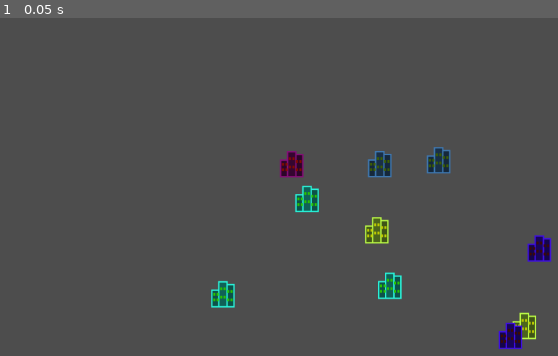
Above: before the commit, frame 1.
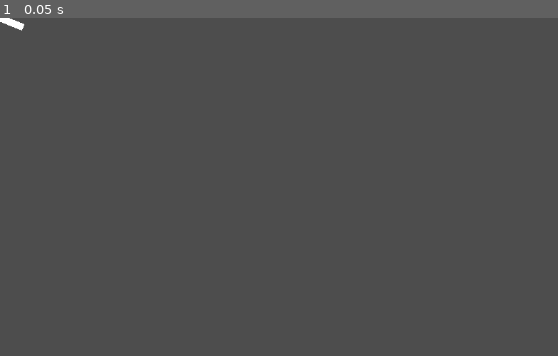
Above: after the commit, the same moment.

Repository: bearwp/lemwar
Game: Godot game, scene res://main.tscn
Two runs of this game, one before a commit and one after it. Both use one fixed random seed, a clock stepped at 60 frames per second and the inputs below.
Inputs:
- Up to frame 1 (0.05 s): no input

The runs differ from the first frame. In frame 1, 3.1% of the frame differs, in the area x 0-99%, y 0-98%.
Error after the commit: Parse Error: Identifier "Delaunay" not declared in the current scope. (res://map/map.gd:20)

Commit message:
starting to look like a map

Diff:
--- a/art/CityRoadMapGenerator.gd
+++ b/art/CityRoadMapGenerator.gd
@@ -129,6 +129,52 @@
 				# Randomly decide if a road should connect these cities
 				if randf() < road_probability:
 					roads.append([i, j])
+
+func _add_edge_to_set(edge_set: Dictionary, v1: int, v2: int) -> void:
+	# Create a consistent key for the edge (sorted)
+	var key = ""
+	if v1 < v2:
+		key = "%d,%d" % [v1, v2]
+	else:
+		key = "%d,%d" % [v2, v1]
+
+	# Add the edge if not already present
+	if not key in edge_set:
+		edge_set[key] = [v1, v2]
+
+func _generate_roads_delaunay() -> void:
+	roads.clear()
+
+	# Need at least 3 cities for triangulation
+	if city_positions.size() < 3:
+		print("Not enough cities for Delaunay triangulation (need at least 3)")
+		return
+
+	# Create Delaunay instance and add points
+	var delaunay = Delaunay.new()
+	for pos in city_positions:
+		delaunay.add_point(pos)
+
+	# Perform Delaunay triangulation
+	var triangles = delaunay.triangulate()
+
+	# Extract unique edges from triangles
+	var edge_set: Dictionary = {}
+
+	for triangle in triangles:
+		# Each triangle has 3 vertices (indices into city_positions)
+		var v0 = triangle.vertices[0]
+		var v1 = triangle.vertices[1]
+		var v2 = triangle.vertices[2]
+
+		# Add the 3 edges of the triangle
+		_add_edge_to_set(edge_set, v0, v1)
+		_add_edge_to_set(edge_set, v1, v2)
+		_add_edge_to_set(edge_set, v2, v0)
+
+	# Convert edge set to roads array
+	for edge_key in edge_set.keys():
+		roads.append(edge_set[edge_key])
 
 func _create_visuals() -> void:
 	# Create roads (draw using Line2D or direct drawing)
--- a/city/city_scene.tscn
+++ b/city/city_scene.tscn
@@ -1,8 +1,57 @@
-[gd_scene load_steps=2 format=3 uid="uid://ygx8xfkq4e6d"]
+[gd_scene load_steps=4 format=3 uid="uid://ygx8xfkq4e6d"]
 
+[ext_resource type="Script" uid="uid://ct2roi1qoj6db" path="res://city/city_ui.gd" id="1_nloc4"]
 [ext_resource type="Texture2D" uid="uid://bfa7tgha1pqxh" path="res://art/city_icon.svg" id="1_rmkk3"]
 
+[sub_resource type="CircleShape2D" id="CircleShape2D_4fgl2"]
+radius = 22.0
+
 [node name="CityScene" type="Node2D"]
+script = ExtResource("1_nloc4")
 
 [node name="Sprite2D" type="Sprite2D" parent="."]
 texture = ExtResource("1_rmkk3")
+
+[node name="Area2D" type="Area2D" parent="."]
+
+[node name="Collision" type="CollisionShape2D" parent="Area2D"]
+position = Vector2(0, 7)
+shape = SubResource("CircleShape2D_4fgl2")
+
+[node name="Menu" type="Control" parent="."]
+visible = false
+layout_mode = 3
+anchors_preset = 0
+offset_right = 40.0
+offset_bottom = 40.0
+size_flags_horizontal = 6
+size_flags_vertical = 3
+mouse_filter = 2
+mouse_force_pass_scroll_events = false
+
+[node name="Button" type="Button" parent="Menu"]
+layout_mode = 0
+offset_left = 22.0
+offset_top = 22.0
+offset_right = 54.0
+offset_bottom = 53.0
+text = "Me"
+
+[node name="Button2" type="Button" parent="Menu"]
+layout_mode = 0
+offset_left = -16.0
+offset_top = -51.0
+offset_right = 16.0
+offset_bottom = -20.0
+text = "Me"
+
+[node name="Button3" type="Button" parent="Menu"]
+layout_mode = 0
+offset_left = -55.0
+offset_top = 25.0
+offset_right = -23.0
+offset_bottom = 56.0
+text = "Me"
+
+[connection signal="input_event" from="Area2D" to="." method="_on_area_2d_input_event"]
+[connection signal="mouse_entered" from="Area2D" to="." method="_on_area_2d_mouse_entered"]
--- a/game.gd
+++ b/game.gd
@@ -18,8 +18,3 @@
 
 func _on_setup_finished():
 	print("Setup finished")
-	create_visuals()
-
-
-func create_visuals():
-	map.create_city_visuals()
--- a/game.tscn
+++ b/game.tscn
@@ -8,4 +8,3 @@
 map = NodePath("Map")
 
 [node name="Map" parent="." instance=ExtResource("1_80nbo")]
-position = Vector2(302, 180)
--- a/main.tscn
+++ b/main.tscn
@@ -1,3 +1,6 @@
 [gd_scene format=3 uid="uid://c5yqx8j3qvqkb"]
 
 [node name="Node2D" type="Node2D"]
+
+[node name="Line2D" type="Line2D" parent="."]
+points = PackedVector2Array(0, 0, 33.44, 13.665)
--- a/map/map.gd
+++ b/map/map.gd
@@ -1,15 +1,128 @@
 extends Node2D
 class_name GameMap
+
+var map_points: Array[Vector2] = []
+var map_connections: Array[Array] = []
+var map_cities: Array[int] = []
 
 var city_scene: PackedScene = preload("res://city/city_scene.tscn")
 
 func _ready() -> void:
-	create_city_visuals()
+	var map_size = Vector2(1024, 600)
+	var num_points = 50
+	var num_cities = 10
+	var min_distance = 80.0
 
-func create_city_visuals():
-	for city in Game.cities:
-		var new_city = city_scene.instantiate()
-		add_child(new_city)
-		new_city.position = city.location
-		var city_sprite = new_city.get_node("Sprite2D")
-		city_sprite.self_modulate = city.owned_by.colour
+	# Generate points with minimum distance
+	map_points = _generate_poisson_points(map_size, min_distance, num_points)
+
+	# Use Delaunay to create connections
+	var delaunay = Delaunay.new()
+	delaunay.set_rectangle(Rect2(Vector2.ZERO, map_size))
+
+	for point in map_points:
+		delaunay.add_point(point)
+
+	var triangles = delaunay.triangulate()
+	delaunay.remove_border_triangles(triangles)
+
+	# Extract edges from triangles and filter by angle
+	var edges_dict = {}
+	for triangle in triangles:
+		var idx_a = map_points.find(triangle.a)
+		var idx_b = map_points.find(triangle.b)
+		var idx_c = map_points.find(triangle.c)
+
+		if idx_a == -1 or idx_b == -1 or idx_c == -1:
+			continue
+
+		# Check angles before adding edges
+		if _is_angle_good(triangle.a, triangle.b, triangle.c):
+			_add_edge(edges_dict, idx_a, idx_b)
+		if _is_angle_good(triangle.b, triangle.c, triangle.a):
+			_add_edge(edges_dict, idx_b, idx_c)
+		if _is_angle_good(triangle.c, triangle.a, triangle.b):
+			_add_edge(edges_dict, idx_c, idx_a)
+
+	# Prune long edges to make it more sparse and natural
+	for edge in edges_dict.values():
+		var p1 = map_points[edge[0]]
+		var p2 = map_points[edge[1]]
+		var distance = p1.distance_to(p2)
+
+		# Only keep shorter roads, randomly drop some medium-length ones
+		if distance < 150 or (distance < 250 and randf() > 0.5):
+			map_connections.append(edge)
+
+	# Pick random cities
+	var available = range(map_points.size())
+	available.shuffle()
+	for i in range(min(num_cities, map_points.size())):
+		map_cities.append(available[i])
+
+	queue_redraw()
+
+func _is_angle_good(corner: Vector2, side1: Vector2, side2: Vector2) -> bool:
+	# Calculate angle at 'corner' point
+	var v1 = (side1 - corner).normalized()
+	var v2 = (side2 - corner).normalized()
+	var dot = v1.dot(v2)
+	var angle = acos(clamp(dot, -1.0, 1.0))
+
+	# Remove edges if angle is too sharp (less than 25 degrees or ~0.44 radians)
+	return angle > 0.44
+
+func _generate_poisson_points(map_size: Vector2, min_dist: float, max_points: int) -> Array[Vector2]:
+	var points: Array[Vector2] = []
+	var attempts = 0
+	var max_attempts = max_points * 100
+
+	points.append(Vector2(randf() * map_size.x, randf() * map_size.y))
+
+	while points.size() < max_points and attempts < max_attempts:
+		attempts += 1
+
+		var new_point = Vector2(randf() * map_size.x, randf() * map_size.y)
+		var valid = true
+
+		for existing_point in points:
+			if new_point.distance_to(existing_point) < min_dist:
+				valid = false
+				break
+
+		if valid:
+			points.append(new_point)
+
+	return points
+
+func _add_edge(dict: Dictionary, i1: int, i2: int) -> void:
+	var key = str(min(i1, i2)) + "_" + str(max(i1, i2))
+	if not dict.has(key):
+		dict[key] = [i1, i2]
+
+func _draw() -> void:
+	# Draw background
+	draw_rect(Rect2(Vector2.ZERO, Vector2(1024, 600)), Color(0.1, 0.15, 0.2))
+
+	# Draw roads with varied widths based on distance (shorter = more important)
+	for connection in map_connections:
+		var p1 = map_points[connection[0]]
+		var p2 = map_points[connection[1]]
+		var distance = p1.distance_to(p2)
+
+		# Shorter roads are thicker (main roads)
+		var width = 4.0 if distance < 120 else 2.0
+		var color = Color(0.6, 0.6, 0.5) if distance < 120 else Color(0.4, 0.4, 0.35)
+
+		draw_line(p1, p2, color, width)
+
+	# Draw all points as small villages/intersections
+	for i in range(map_points.size()):
+		var is_city = map_cities.has(i)
+		if is_city:
+			# Cities - larger with border
+			draw_circle(map_points[i], 10, Color(0.8, 0.3, 0.2))
+			draw_circle(map_points[i], 7, Color(0.95, 0.5, 0.3))
+		else:
+			# Villages - smaller
+			draw_circle(map_points[i], 4, Color(0.5, 0.5, 0.45))
--- a/map/map_generator.gd
+++ /dev/null
@@ -1,149 +0,0 @@
-extends Node
-class_name MapGenerator
-
-func generate_map_data(num_points: int, num_cities: int, map_size: Vector2) -> Dictionary:
-	var points = _generate_random_points(num_points, map_size)
-	var connections = _generate_connections(points)
-	var cities = _place_cities(points, num_cities)
-
-	return {
-		"points": points,
-		"connections": connections,
-		"cities": cities
-	}
-
-func _generate_random_points(num_points: int, map_size: Vector2) -> Array[Vector2]:
-	var points: Array[Vector2] = []
-	for i in num_points:
-		points.append(Vector2(randf_range(0, map_size.x), randf_range(0, map_size.y)))
-	return points
-
-func _generate_connections(points: Array[Vector2]) -> Array[Array]:
-	var final_connections: Array[Array] = []
-
-	if points.size() < 2:
-		return final_connections
-
-	if points.size() == 2:
-		return [[0, 1]]
-
-	var delaunay_edges = _get_delaunay_edges(points)
-
-	# Now apply Prim's algorithm to ensure full connectivity
-	var num_points = points.size()
-	var mst_edges = _get_minimum_spanning_tree(points, delaunay_edges, num_points)
-
-	return mst_edges
-
-func _get_delaunay_edges(points: Array[Vector2]) -> Array[Array]:
-	var edges: Array[Array] = []
-
-	var triangles = triangulate_delaunay(points)
-
-	# Extract unique edges from triangles
-	var unique_edges = {}
-	for i in range(0, triangles.size(), 3):
-		var p1_idx = triangles[i]
-		var p2_idx = triangles[i+1]
-		var p3_idx = triangles[i+2]
-
-		_add_unique_edge(unique_edges, p1_idx, p2_idx)
-		_add_unique_edge(unique_edges, p2_idx, p3_idx)
-		_add_unique_edge(unique_edges, p3_idx, p1_idx)
-
-	for edge_str in unique_edges:
-		edges.append(JSON.parse_string(edge_str))
-
-	return edges
-
-func _add_unique_edge(unique_edges: Dictionary, idx1: int, idx2: int) -> void:
-	var edge = [min(idx1, idx2), max(idx1, idx2)]
-	unique_edges[str(edge)] = true
-
-func _get_minimum_spanning_tree(points: Array[Vector2], initial_edges: Array[Array], num_points: int) -> Array[Array]:
-	var mst_edges: Array[Array] = []
-	var visited: Array[int] = []
-	visited.resize(num_points)
-	visited.fill(0)
-	visited[0] = 1 # Start with the first point
-	var visited_count = 1
-
-	# Use a dictionary to store all possible edges and their weights
-	# Key: str([idx1, idx2]), Value: distance
-	var all_edges: Dictionary = {}
-	for edge in initial_edges:
-		var p1_idx = edge[0]
-		var p2_idx = edge[1]
-		var dist = points[p1_idx].distance_to(points[p2_idx])
-		all_edges[str([p1_idx, p2_idx])] = dist
-
-	while visited_count < num_points:
-		var min_dist = INF
-		var best_edge = []
-
-		# Iterate over all current edges to find the shortest one connecting visited to unvisited
-		for edge_str in all_edges:
-			var edge = JSON.parse_string(edge_str)
-			var p1_idx = edge[0]
-			var p2_idx = edge[1]
-			var dist = all_edges[edge_str]
-
-			if (visited[p1_idx] == 1 and visited[p2_idx] == 0) or \
-			   (visited[p1_idx] == 0 and visited[p2_idx] == 1):
-				if dist < min_dist:
-					min_dist = dist
-					best_edge = edge
-
-		if best_edge.is_empty():
-			# This means there's an isolated cluster not connected by initial_edges.
-			# This shouldn't happen with Delaunay + adding direct edges if necessary.
-			# For now, let's break to prevent infinite loop, but this indicates an issue.
-			# A robust solution might need to check if the graph is connected before MST.
-			break
-
-		mst_edges.append(best_edge)
-		if visited[best_edge[0]] == 0:
-			visited[best_edge[0]] = 1
-			visited_count += 1
-		if visited[best_edge[1]] == 0:
-			visited[best_edge[1]] = 1
-			visited_count += 1
-
-		# Remove the edge to avoid re-evaluating it unnecessarily
-		all_edges.erase(str(best_edge))
-		all_edges.erase(str([best_edge[1], best_edge[0]])) # also erase reversed key
-
-	# If not all points are connected by MST, add direct edges to ensure connectivity
-	# This handles cases where Delaunay might not connect everything due to edge cases
-	# Or when initial_edges is sparse.
-	for i in range(num_points):
-		if visited[i] == 0:
-			# Find the closest already visited point and connect it
-			var closest_dist = INF
-			var closest_point_idx = -1
-			for j in range(num_points):
-				if visited[j] == 1:
-					var dist = points[i].distance_to(points[j])
-					if dist < closest_dist:
-						closest_dist = dist
-						closest_point_idx = j
-			if closest_point_idx != -1:
-				mst_edges.append([min(i, closest_point_idx), max(i, closest_point_idx)])
-				visited[i] = 1
-				visited_count += 1
-
-	return mst_edges
-
-func triangulate_delaunay(points: Array[Vector2]) -> Array[int]:
-	# Placeholder for Delaunay triangulation.
-	# Godot does not have a built-in Delaunay triangulation function for Array<Vector2>.
-	# A proper implementation or an external library is needed here.
-	# For now, return an empty array of triangle indices.
-	return []
-
-func _place_cities(points: Array[Vector2], num_cities: int) -> Array[Vector2]:
-	# Placeholder for city placement logic
-	# This will return an array of selected point locations for cities
-	var shuffled_points = points.duplicate()
-	shuffled_points.shuffle()
-	return shuffled_points.slice(0, num_cities)
Not shown: 1 places in map/map.tscn that only renumber resources
Not shown, removed: map/map_generator.gd.uid
